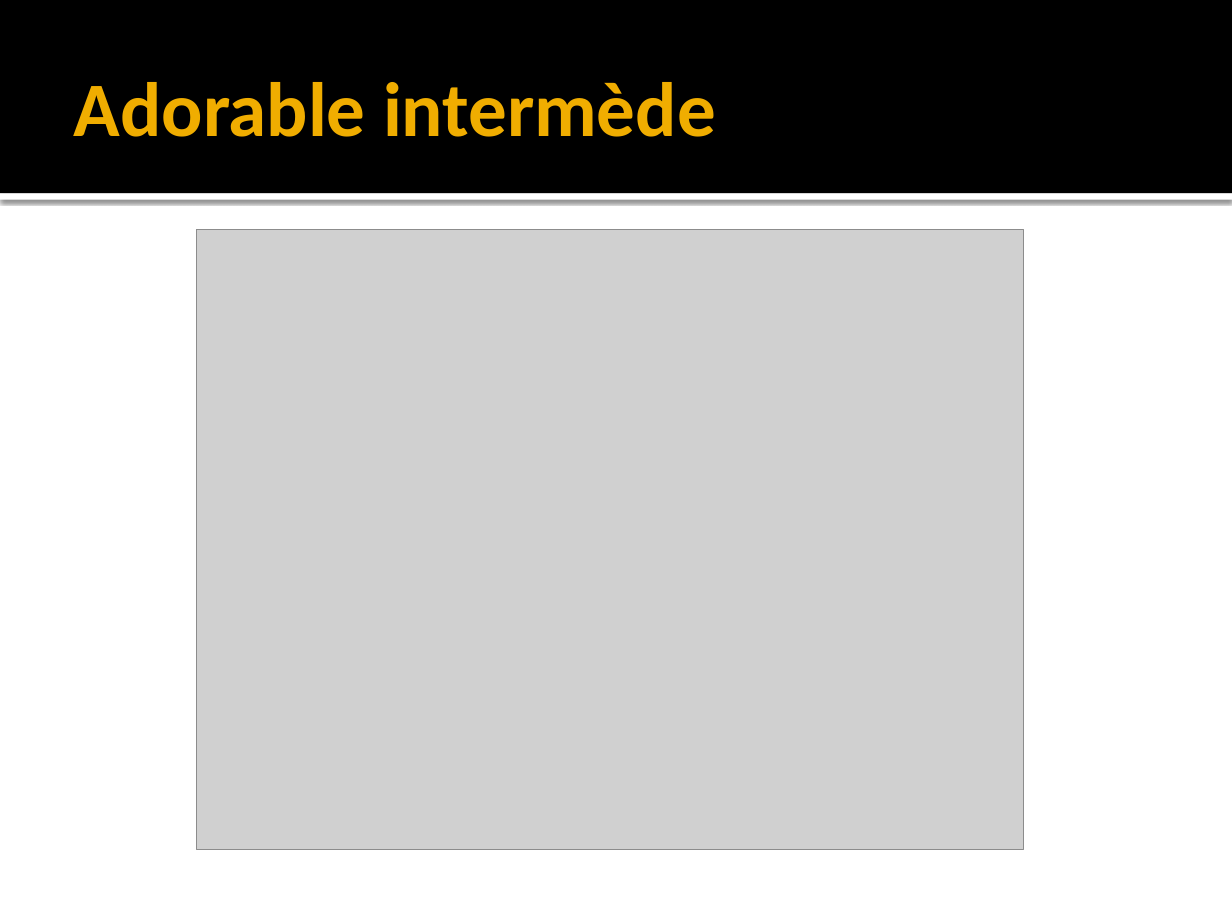
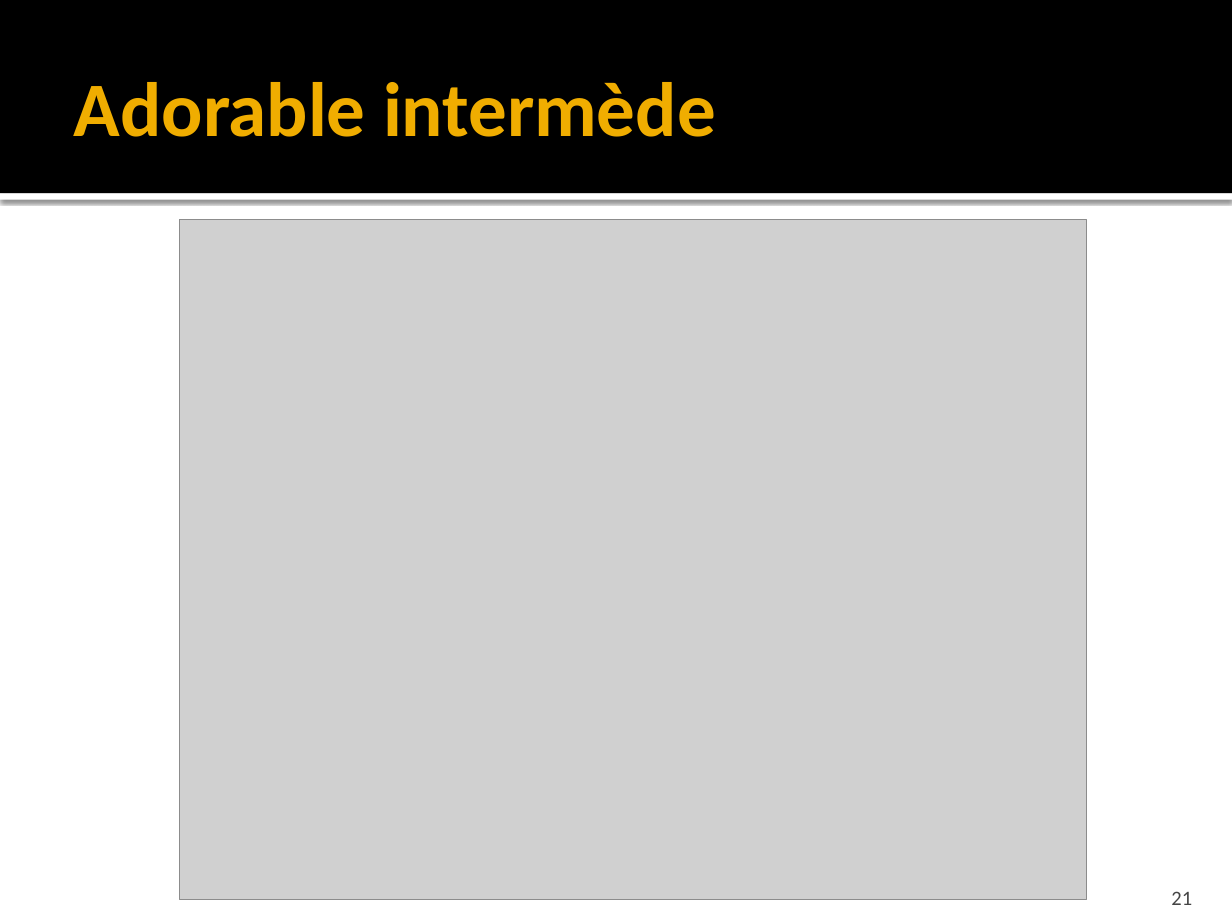
Before and after one commit to faouellet/CHIP-16, a slide deck: slide 21 of docs/IFT 749/Présentation.pptx. Drawn at 1232x924 pixels with LibreOffice and Linux fonts; fonts in the diff are those of the drawing; grey boxes stand for pictures. Boxes give left, top, right and bottom in pixels: in the first picture for what was removed or moved away, otherwise in the second. Text is boxed around its words. In the diff, an @@ line names an element or a change of style, - is before the commit and + after.

```diff
--- a/docs/IFT 749/Présentation.pptx
+++ b/docs/IFT 749/Présentation.pptx
@@ picture: place and size @@
-picture at bbox=[196, 229, 1023, 849]
+picture at bbox=[180, 219, 1087, 899]
@@ page number added at bbox=[1171, 891, 1192, 905], 12 pt, text #454545 @@
+21
```
Also in this commit, not shown: 32 other slides changed, 3 slides added.
